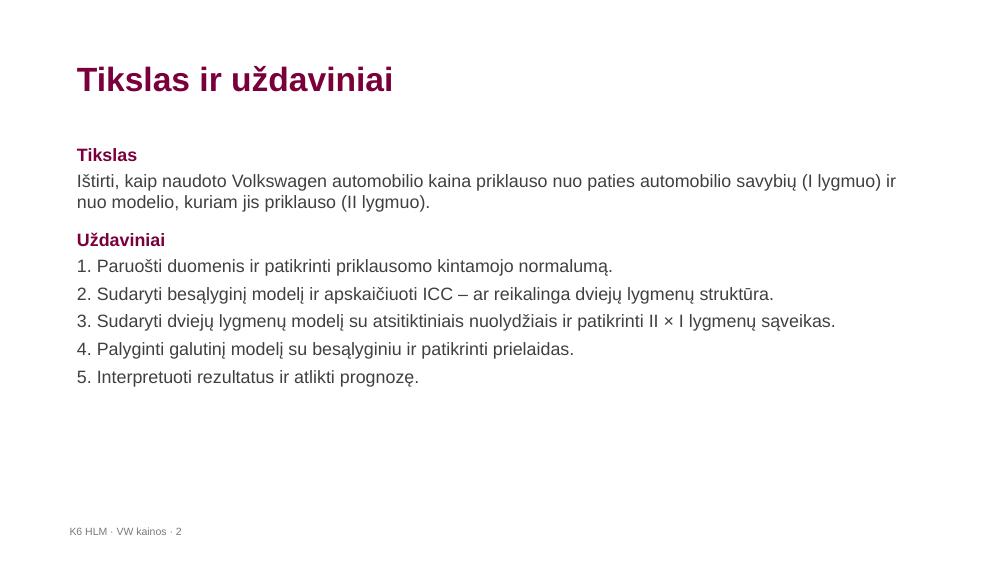
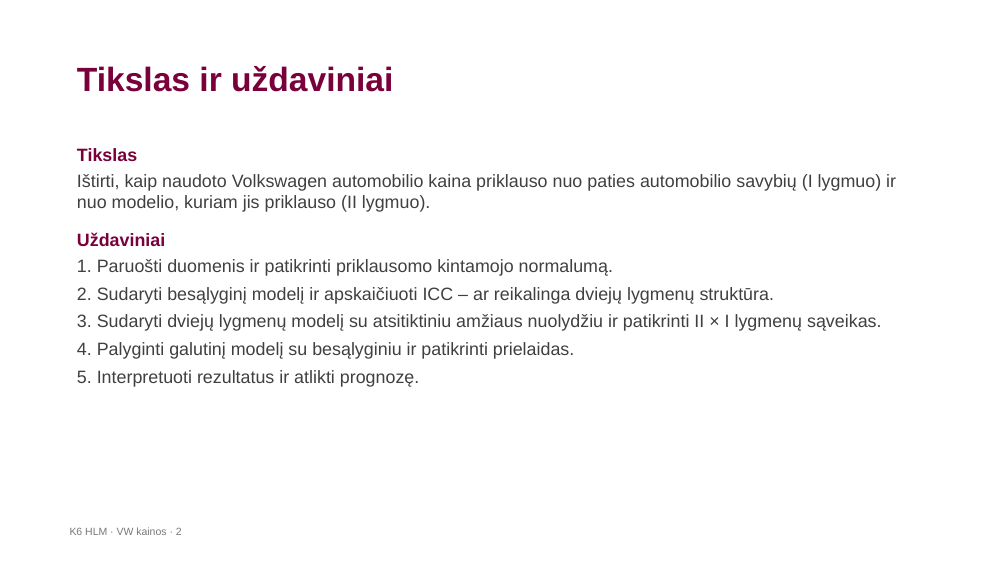
Before and after one commit to LidijaPu/K6, a slide deck: slide 2 of K6_HLM_VW_pristatymas_.pptx. Drawn at 1008x567 pixels with LibreOffice and Linux fonts; fonts in the diff are those of the drawing; background and template pictures are left out. Boxes give left, top, right and bottom in pixels: in the first picture for what was removed or moved away, otherwise in the second. Text is boxed around its words. In the diff, an @@ line names an element or a change of style, - is before the commit and + after.

```diff
--- a/K6_HLM_VW_pristatymas_.pptx
+++ b/K6_HLM_VW_pristatymas_.pptx
@@ text at (x1=77, y1=314, x2=882, y2=331): text changed @@
-3. Sudaryti dviejų lygmenų modelį su atsitiktiniais nuolydžiais ir patikrinti II × I lygmenų sąveikas.
+3. Sudaryti dviejų lygmenų modelį su atsitiktiniu amžiaus nuolydžiu ir patikrinti II × I lygmenų sąveikas.
```
Also in this commit, not shown: 8 other slides changed, 4 other files.
